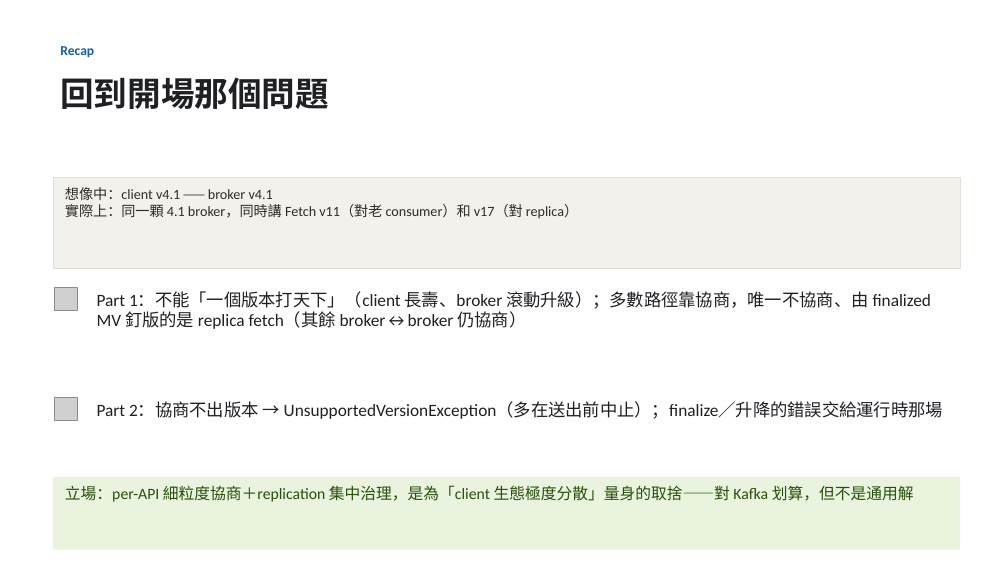
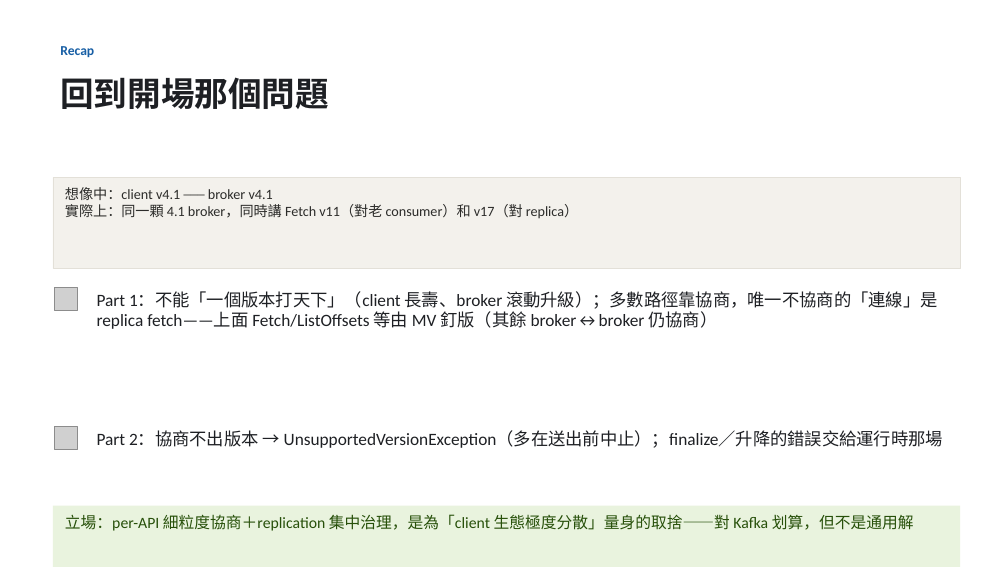
Before and after one commit to unknowntpo/kafka, a slide deck: slide 18 of study/version-control/kafka-version-negotiation.pptx. Drawn at 1008x567 pixels with LibreOffice and Linux fonts; fonts in the diff are those of the drawing; grey boxes stand for pictures. Boxes give left, top, right and bottom in pixels: in the first picture for what was removed or moved away, otherwise in the second. Text is boxed around its words. In the diff, an @@ line names an element or a change of style, - is before the commit and + after.

```diff
--- a/study/version-control/kafka-version-negotiation.pptx
+++ b/study/version-control/kafka-version-negotiation.pptx
@@ text at box(97, 291, 937, 329): text changed @@
-Part 1：不能「一個版本打天下」（client 長壽、broker 滾動升級）；多數路徑靠協商，唯一不協商、由 finalized MV 釘版的是 replica fetch（其餘 broker↔broker 仍協商）
+Part 1：不能「一個版本打天下」（client 長壽、broker 滾動升級）；多數路徑靠協商，唯一不協商的「連線」是 replica fetch——上面 Fetch/ListOffsets 等由 MV 釘版（其餘 broker↔broker 仍協商）
@@ 1 picture, 1 text, 1 rectangle: place and size @@
-1 picture, 1 text, 1 rectangle at box(53, 398, 960, 550)
+1 picture, 1 text, 1 rectangle at box(53, 426, 960, 567)
```
Also in this commit, not shown: 1 other slide changed, 2 other files.
